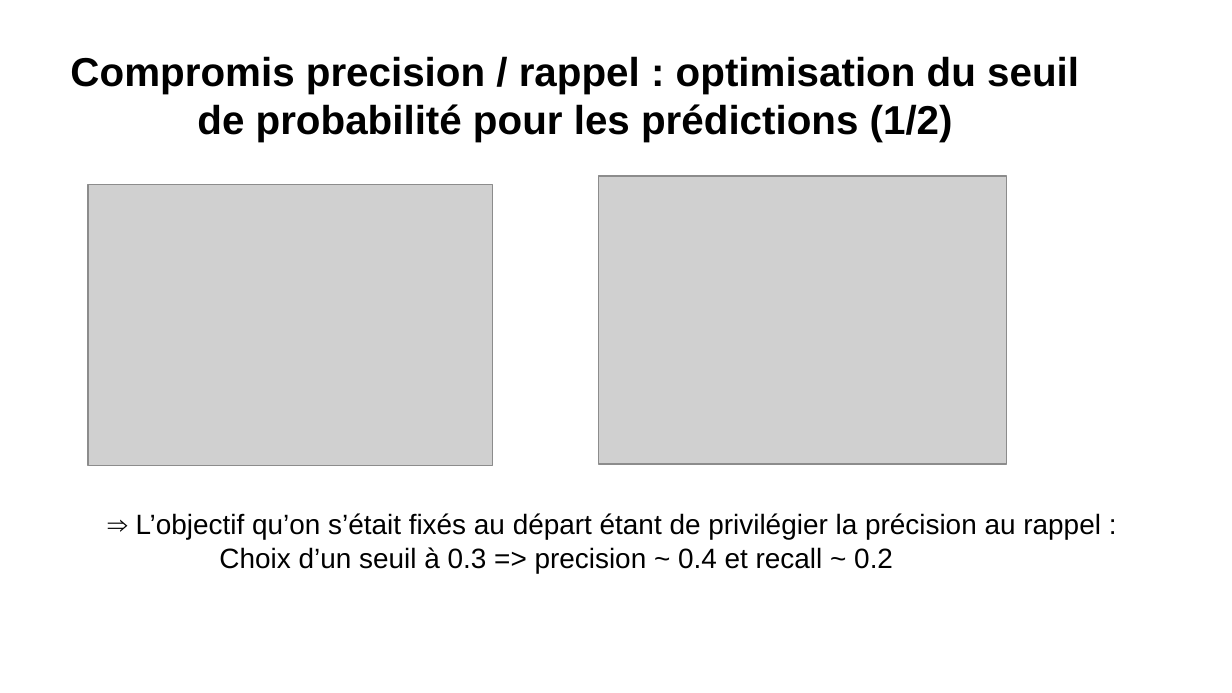
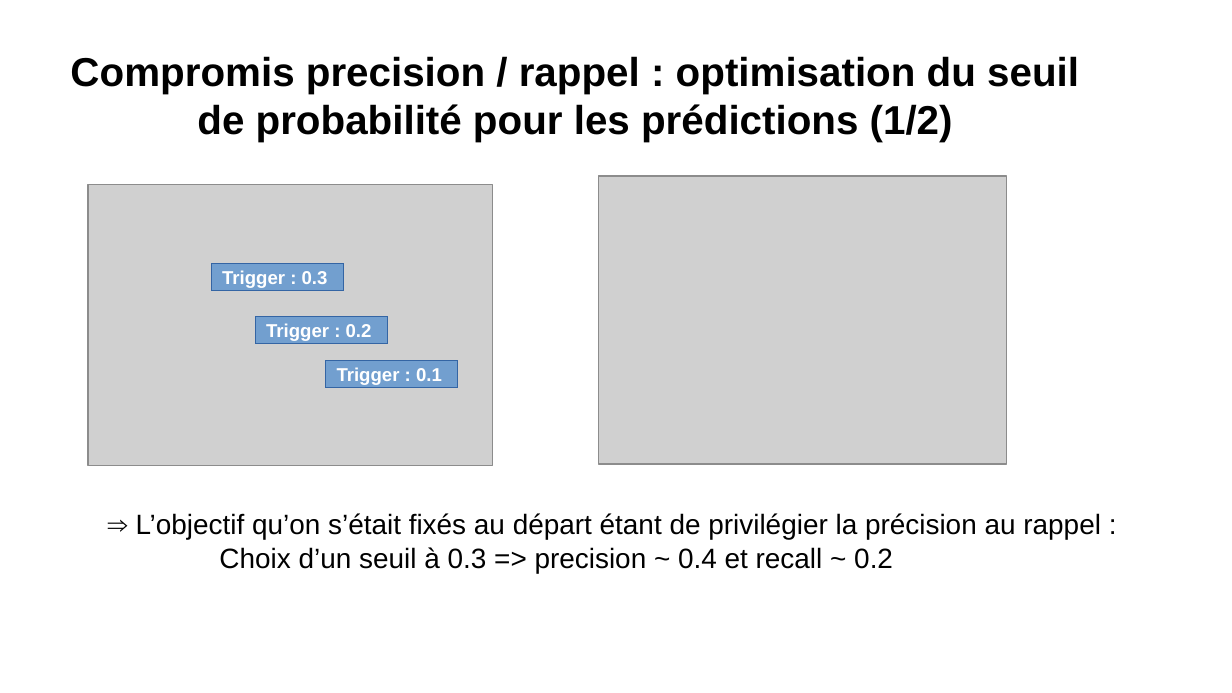
Before and after one commit to Severac/openclassrooms, a slide deck: slide 26 of PJ6/Presentation/PJ6_Presentation.odp. Drawn at 1232x693 pixels with LibreOffice and Linux fonts; fonts in the diff are those of the drawing; grey boxes stand for pictures. Boxes give left, top, right and bottom in pixels: in the first picture for what was removed or moved away, otherwise in the second. Text is boxed around its words. In the diff, an @@ line names an element or a change of style, - is before the commit and + after.

```diff
--- a/PJ6/Presentation/PJ6_Presentation.odp
+++ b/PJ6/Presentation/PJ6_Presentation.odp
@@ rectangle added at box(211, 264, 343, 291), fill #729FCF, outline #3465A4 0 pt, 12 pt, text #FFFFFF, bold @@
+Trigger : 0.3
@@ rectangle added at box(255, 316, 387, 343), fill #729FCF, outline #3465A4 0 pt, 12 pt, text #FFFFFF, bold @@
+Trigger : 0.2
@@ rectangle added at box(325, 361, 457, 388), fill #729FCF, outline #3465A4 0 pt, 12 pt, text #FFFFFF, bold @@
+Trigger : 0.1
```
Also in this commit, not shown: 1 other slide changed, 3 other files.
